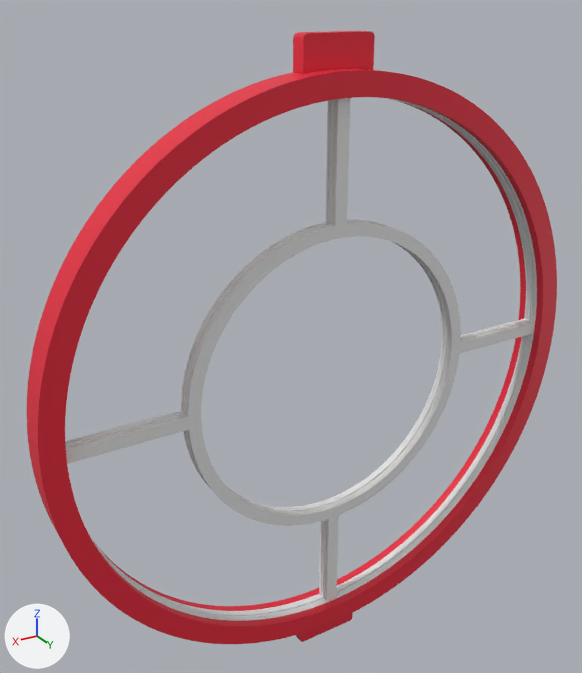
The Blender file Godox AR400 Polarizer Mount - 5432920/Godox_Flash_Polarizer.blend, before and after one commit.
Both versions are drawn from a 50 mm lens placed at (129.6, 208.7, 213.3), pointed at (11.5, 11.9, 114.9). Lighting does not change. The marker at lower left points along +X, +Y and +Z.

In view in the first picture: 'Center Support', 'Center Support.001', 'Outer Loop', 'Outer Loop.001'.
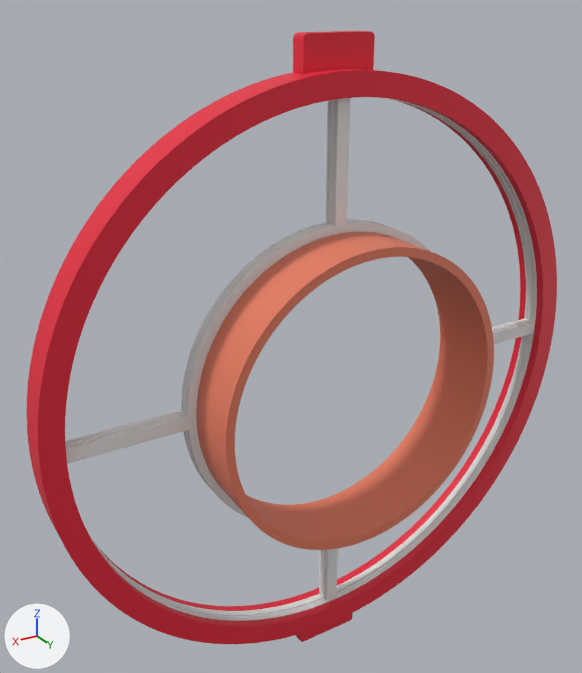
Commit message: finetuning fits

Location of each change, [x1, y1, x2, y2] in pixels of the pictures (582 x 673 px):
'Inner Loop', shown
    after: [196, 232, 494, 550]

The change, as a diff of the scene's bpy script:
```diff
--- a/Godox AR400 Polarizer Mount - 5432920/Godox_Flash_Polarizer.blend.py
+++ b/Godox AR400 Polarizer Mount - 5432920/Godox_Flash_Polarizer.blend.py
@@ ob_inner_loop @@
 ob_inner_loop.rotation_euler = (1.571, 0.0, 0.0)  # degrees (90, 0, 0)
-ob_inner_loop.hide_set(True)
```
